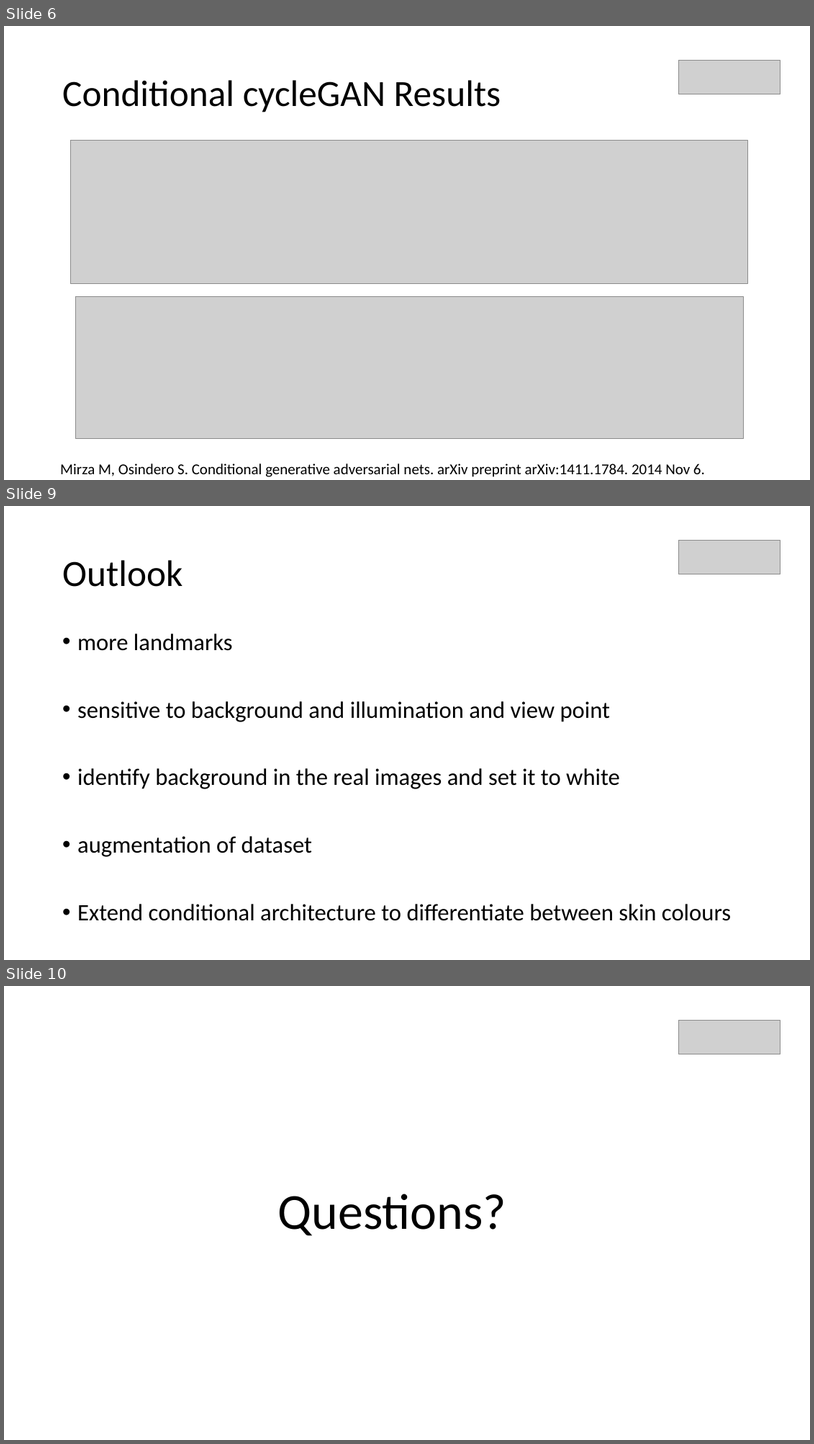
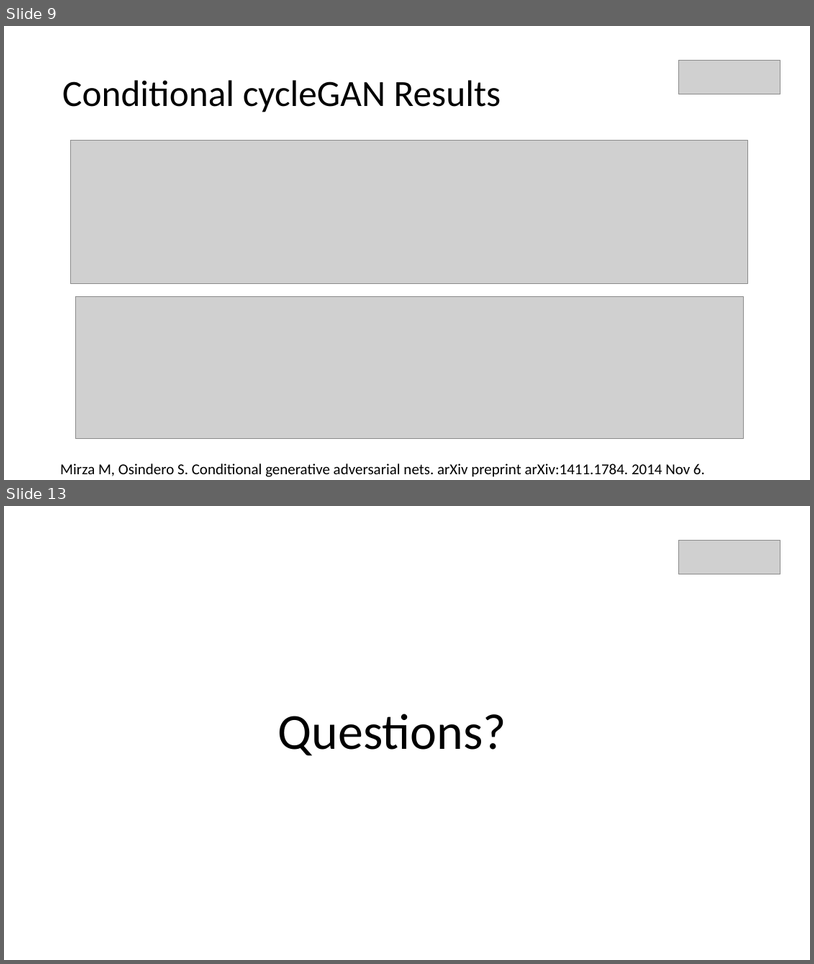
Before and after one commit to fs2019-atml/face-to-cartoon, a slide deck: Presentation_FaceToCartoon.pptx. Shown one above the other, each under a label of ours: slides 6, 9 and 10 before the commit, slides 9 and 13 after it; the slides between them are not shown. The pictures are 814x1444 and 814x964 pixels, drawn with LibreOffice and Linux fonts; fonts in the diff are those of the drawing; grey boxes stand for pictures. Boxes give left, top, right and bottom in pixels: in the first picture for what was removed or moved away, otherwise in the second. Text is boxed around its words. In the diff, an @@ line names an element or a change of style, - is before the commit and + after.

```diff
--- a/Presentation_FaceToCartoon.pptx
+++ b/Presentation_FaceToCartoon.pptx
@@ slide 9 removed at [4,506,810,960], background #FFFFFF @@
@@ picture removed at [679,541,781,574] @@
@@ title removed at [62,560,183,587] @@
-Outlook
@@ text removed at [77,633,731,921] @@
-• more landmarks
-• sensitive to background and illumination and view point
-• identify background in the real images and set it to white
-• augmentation of dataset
-• Extend conditional architecture to differentiate between skin colours
@@ what was slide 6 is now slide 9 @@
@@ what was slide 10 is now slide 13 @@
```
Also in this commit, not shown: 3 slides changed, 6 slides added, 2 other slides removed, 1 other file.
